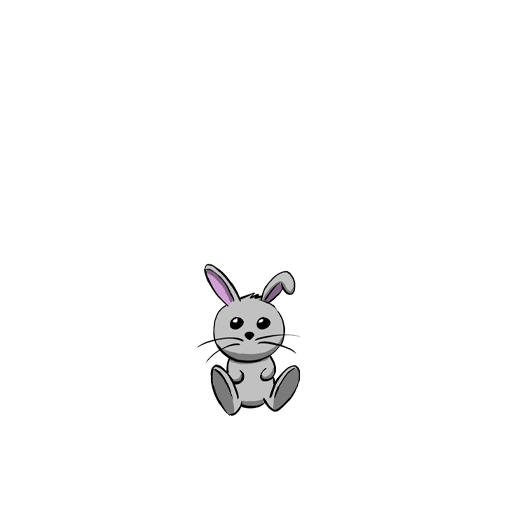
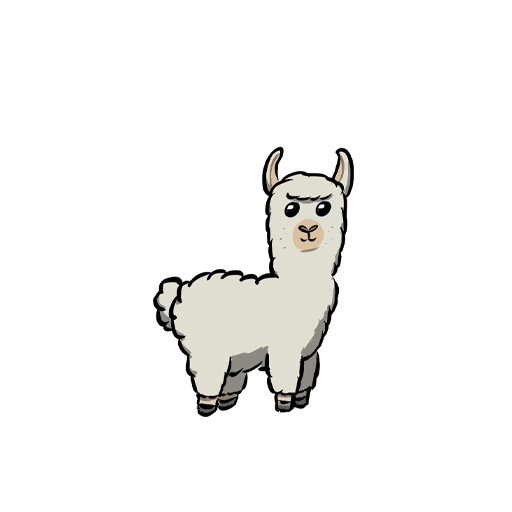
The second 512 × 512 image is a revision of the first. Changes to its layers:
added layer "llama" above "alpaca" over [153, 146, 354, 417]
hid "rabbit" over [197, 262, 300, 416]
